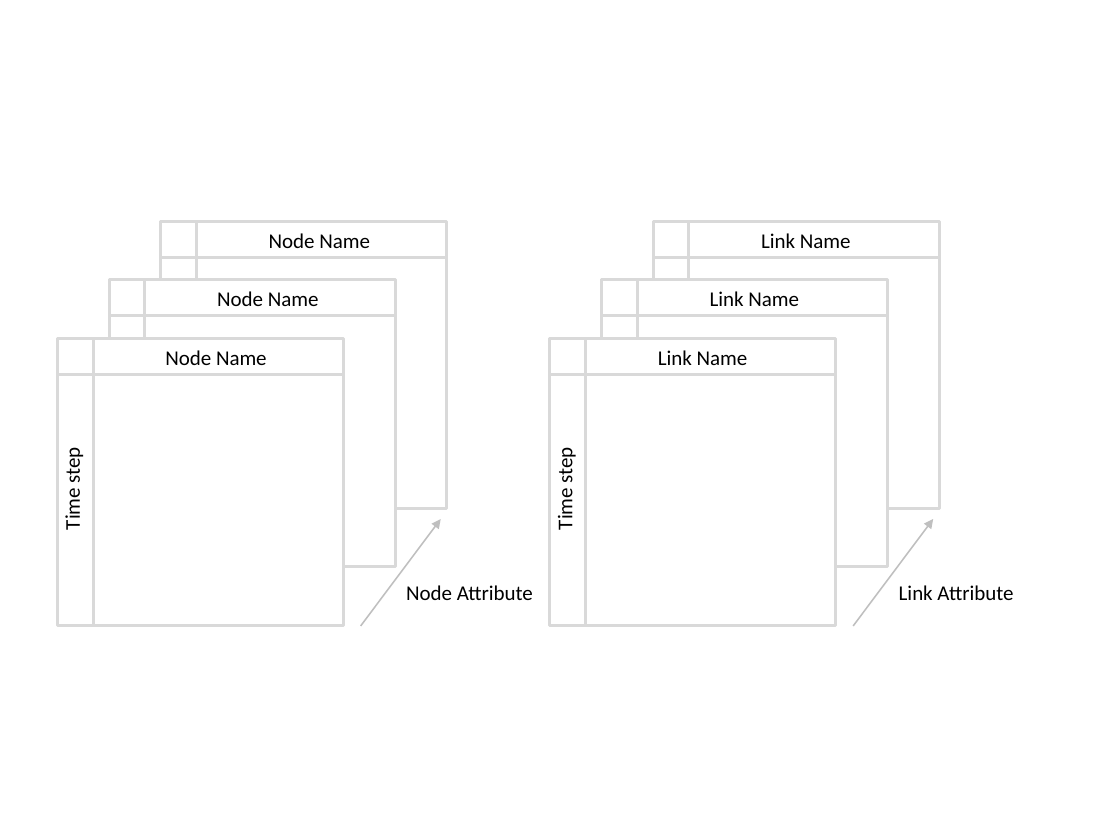
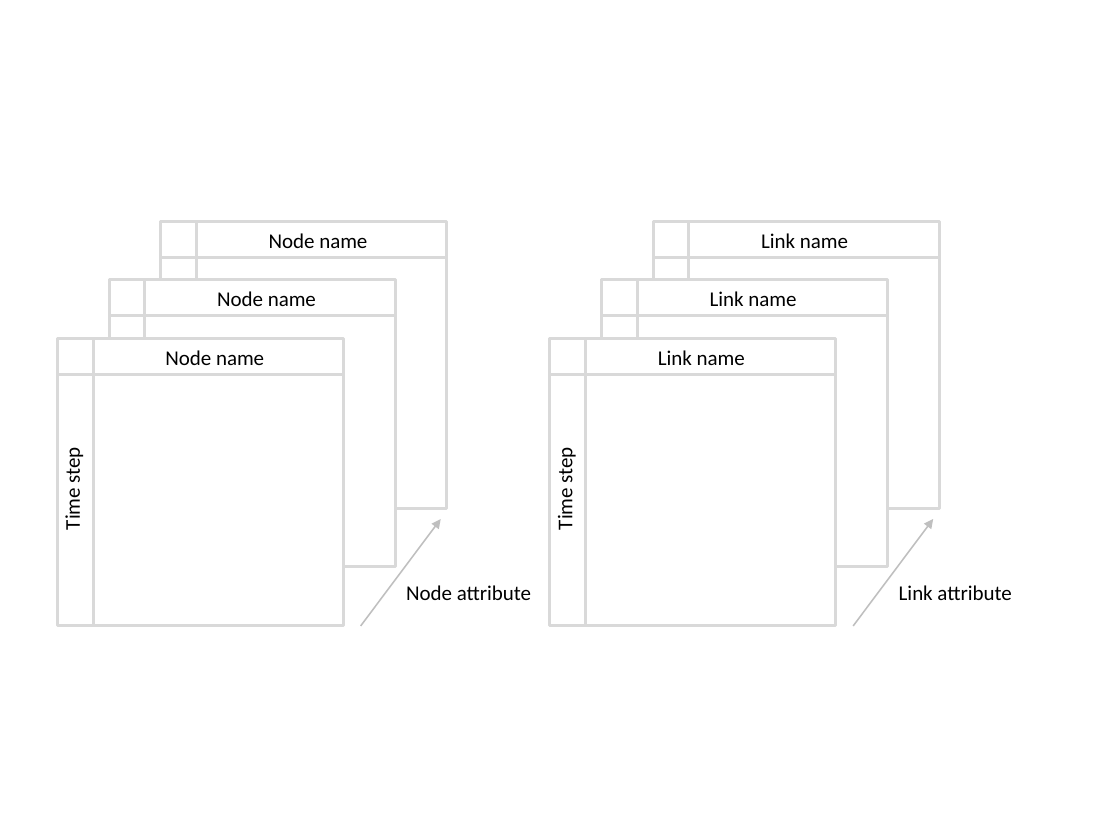
Before and after one commit to USEPA/WNTR, a slide deck: slide 4 of documentation/figures/figures.pptx (slide 3 before the commit). Drawn at 1120x840 pixels with LibreOffice and Linux fonts; fonts in the diff are those of the drawing. Boxes give left, top, right and bottom in pixels: in the first picture for what was removed or moved away, otherwise in the second. Text is boxed around its words. In the diff, an @@ line names an element or a change of style, - is before the commit and + after.

```diff
--- a/documentation/figures/figures.pptx
+++ b/documentation/figures/figures.pptx
@@ text at <box>269,233,367,248</box>: text changed @@
-Node Name
+Node name
@@ text at <box>761,233,848,248</box>: text changed @@
-Link Name
+Link name
@@ text at <box>217,291,316,306</box>: text changed @@
-Node Name
+Node name
@@ text at <box>710,291,796,306</box>: text changed @@
-Link Name
+Link name
@@ text at <box>165,350,264,365</box>: text changed @@
-Node Name
+Node name
@@ text at <box>658,350,745,365</box>: text changed @@
-Link Name
+Link name
@@ text at <box>406,585,531,600</box>: text changed @@
-Node Attribute
+Node attribute
@@ text at <box>899,585,1011,600</box>: text changed @@
-Link Attribute
+Link attribute
```
Also in this commit, not shown: 2 slides added, 1 slide removed, 19 other files.
